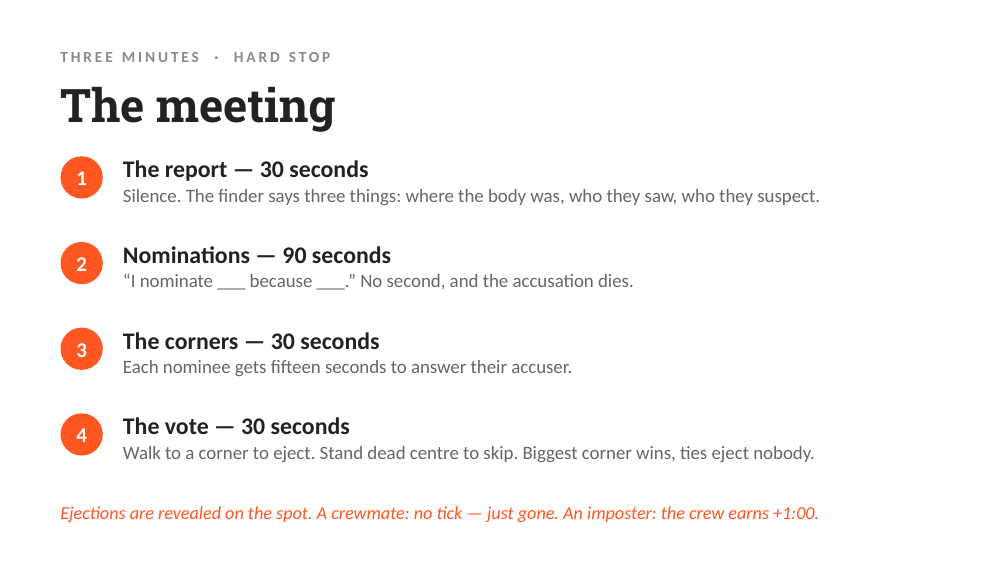
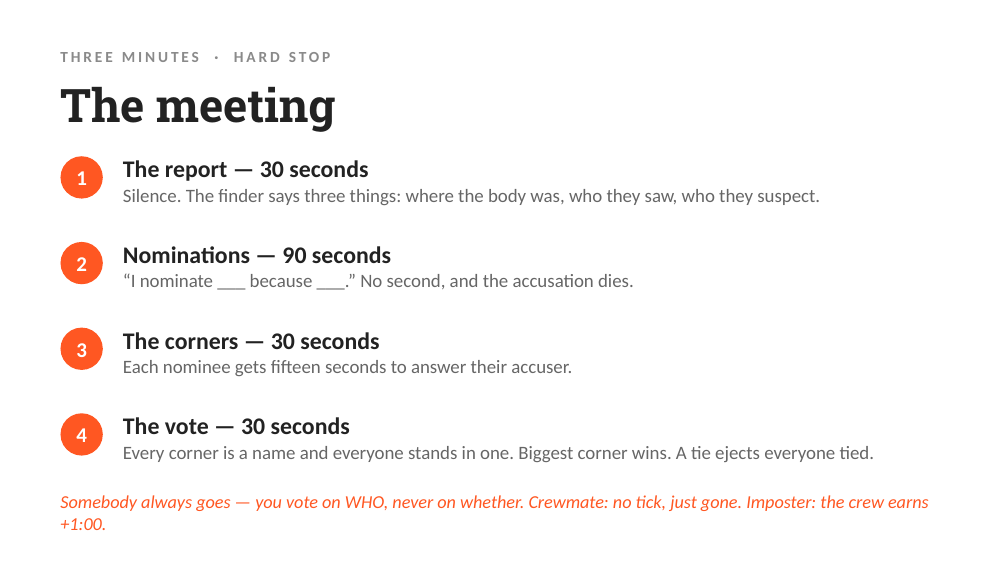
Before and after one commit to vrwarp/wolves-among-us, a slide deck: slide 20 of deck/among-us-footprints.pptx. Drawn at 1008x567 pixels with LibreOffice and Linux fonts; fonts in the diff are those of the drawing. Boxes give left, top, right and bottom in pixels: in the first picture for what was removed or moved away, otherwise in the second. Text is boxed around its words. In the diff, an @@ line names an element or a change of style, - is before the commit and + after.

```diff
--- a/deck/among-us-footprints.pptx
+++ b/deck/among-us-footprints.pptx
@@ text at [123,446,875,462]: text changed @@
-Walk to a corner to eject. Stand dead centre to skip. Biggest corner wins, ties eject nobody.
+Every corner is a name and everyone stands in one. Biggest corner wins. A tie ejects everyone tied.
@@ text at [60,495,929,530]: text changed @@
-Ejections are revealed on the spot. A crewmate: no tick — just gone. An imposter: the crew earns +1:00.
+Somebody always goes — you vote on WHO, never on whether. Crewmate: no tick, just gone. Imposter: the crew earns +1:00.
```
Also in this commit, not shown: 11 other files.
